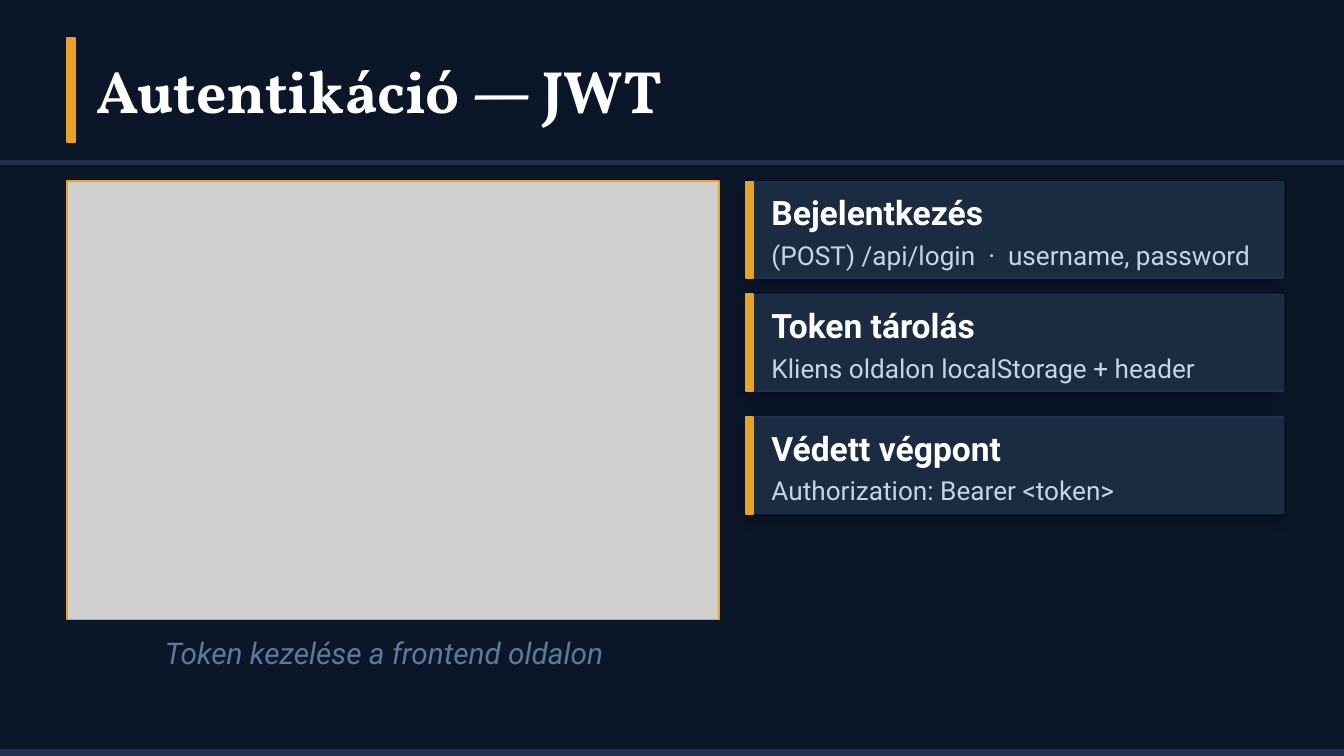
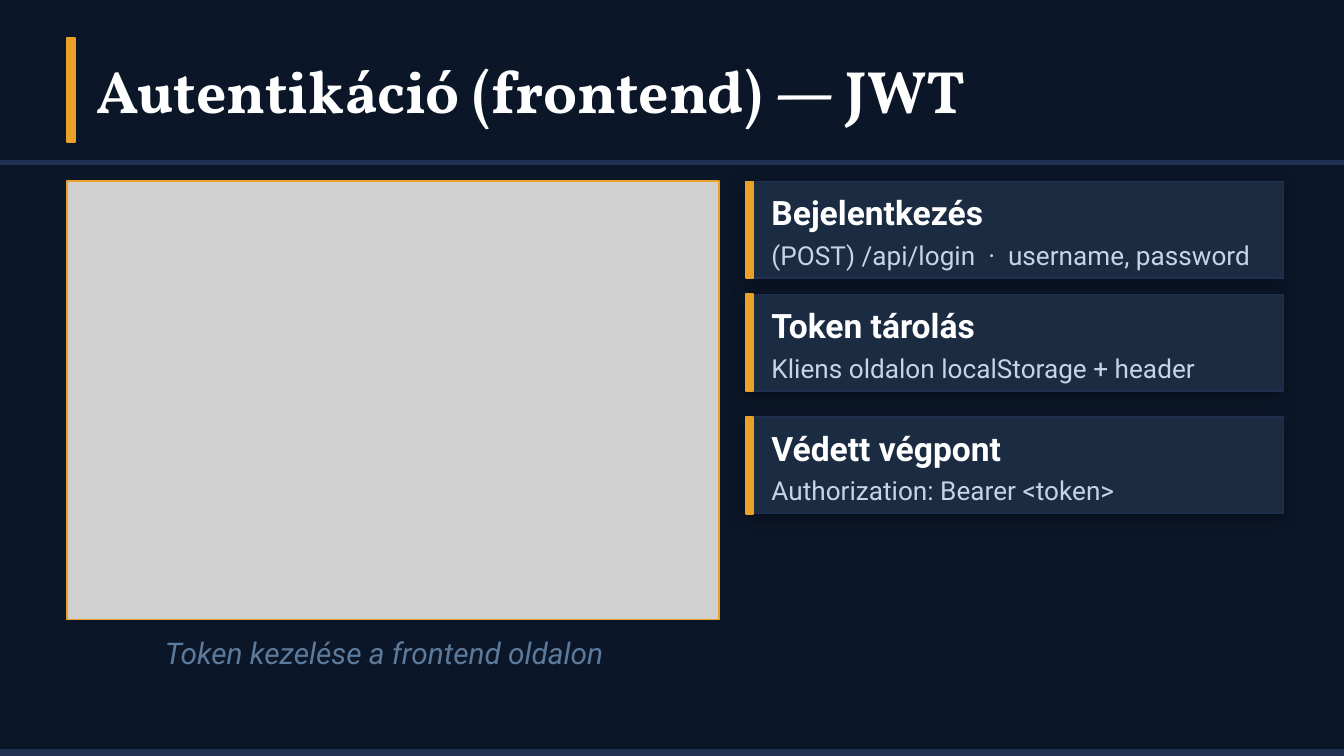
Before and after one commit to hihi-dotcom/CrossCountryBuilds_Webshop, a slide deck: slide 8 of doc/CrossCountryWebshop_Premium (1).pptx (slide 6 before the commit). Drawn at 1344x756 pixels with LibreOffice and Linux fonts; fonts in the diff are those of the drawing; grey boxes stand for pictures. Boxes give left, top, right and bottom in pixels: in the first picture for what was removed or moved away, otherwise in the second. Text is boxed around its words. In the diff, an @@ line names an element or a change of style, - is before the commit and + after.

```diff
--- a/doc/CrossCountryWebshop_Premium (1).pptx
+++ b/doc/CrossCountryWebshop_Premium (1).pptx
@@ text at (97, 68, 966, 129): text changed @@
-Autentikáció — JWT
+Autentikáció (frontend) — JWT
```
Also in this commit, not shown: 1 other slide changed, 2 slides added.
